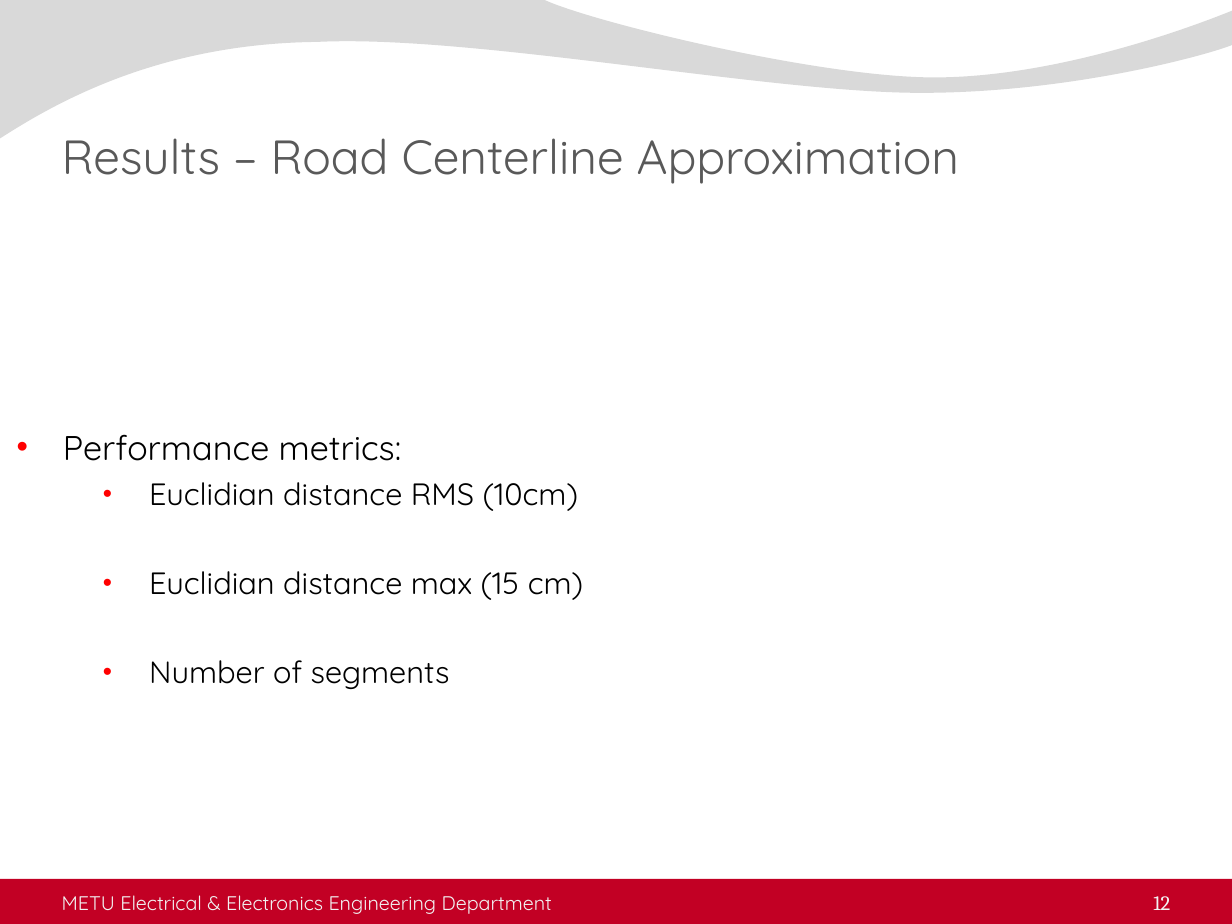
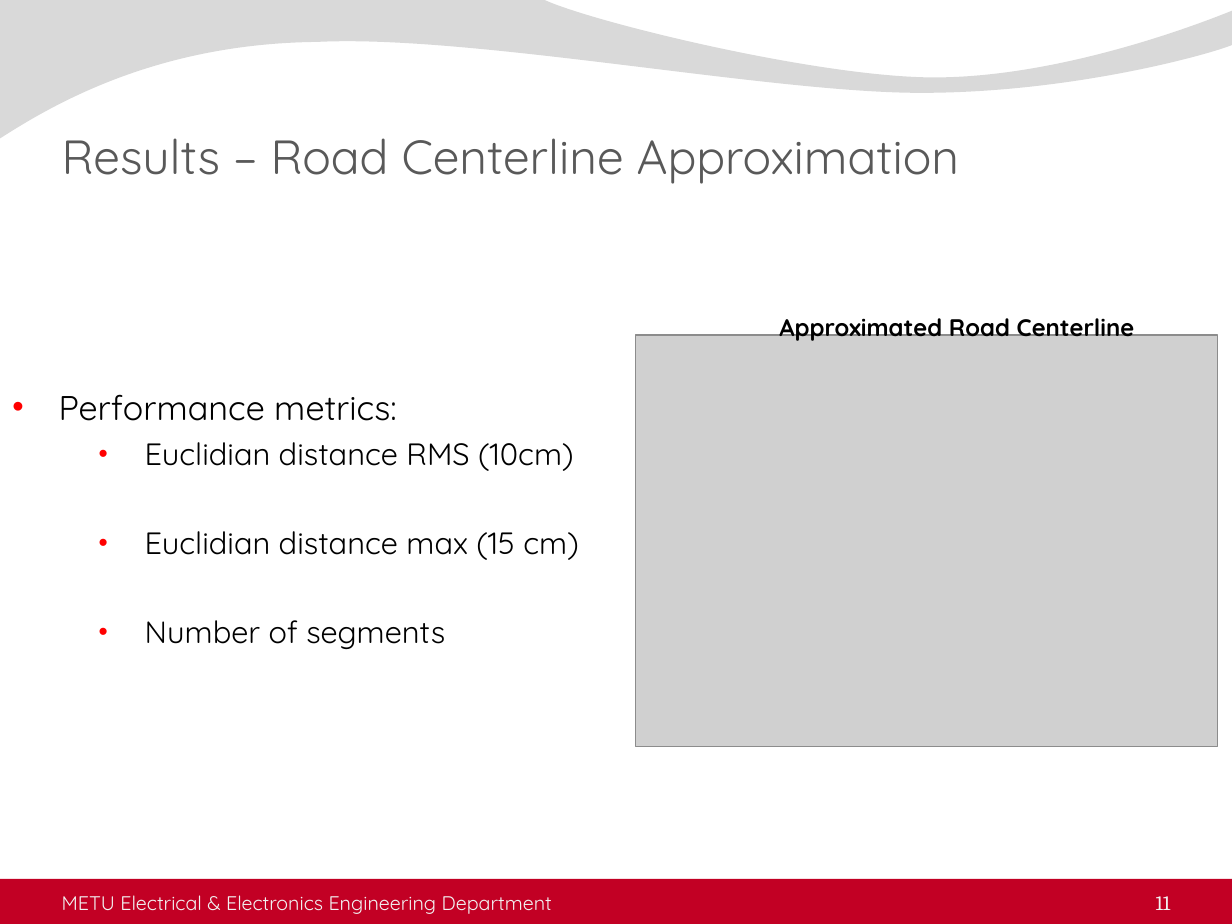
Before and after one commit to AtakanQ/thesis, a slide deck: slide 11 of thesisDefense.pptx (slide 12 before the commit). Drawn at 1232x924 pixels with LibreOffice and Linux fonts; fonts in the diff are those of the drawing; grey boxes stand for pictures; background and template pictures are left out. Boxes give left, top, right and bottom in pixels: in the first picture for what was removed or moved away, otherwise in the second. Text is boxed around its words. In the diff, an @@ line names an element or a change of style, - is before the commit and + after.

```diff
--- a/thesisDefense.pptx
+++ b/thesisDefense.pptx
@@ text added at (779,311,1135,341), 14 pt, text #000000, bold @@
+Approximated Road Centerline
@@ picture added at (636,335,1218,747) @@
@@ text "Performance metrics:": place and size @@
-text "Performance metrics:" at (63,434,583,689)
+text "Performance metrics:" at (59,394,578,649)
@@ page number at (1156,896,1171,910): text changed @@
-12
+11
```
Also in this commit, not shown: 5 other slides changed, 1 slide added, 2 slides removed.
